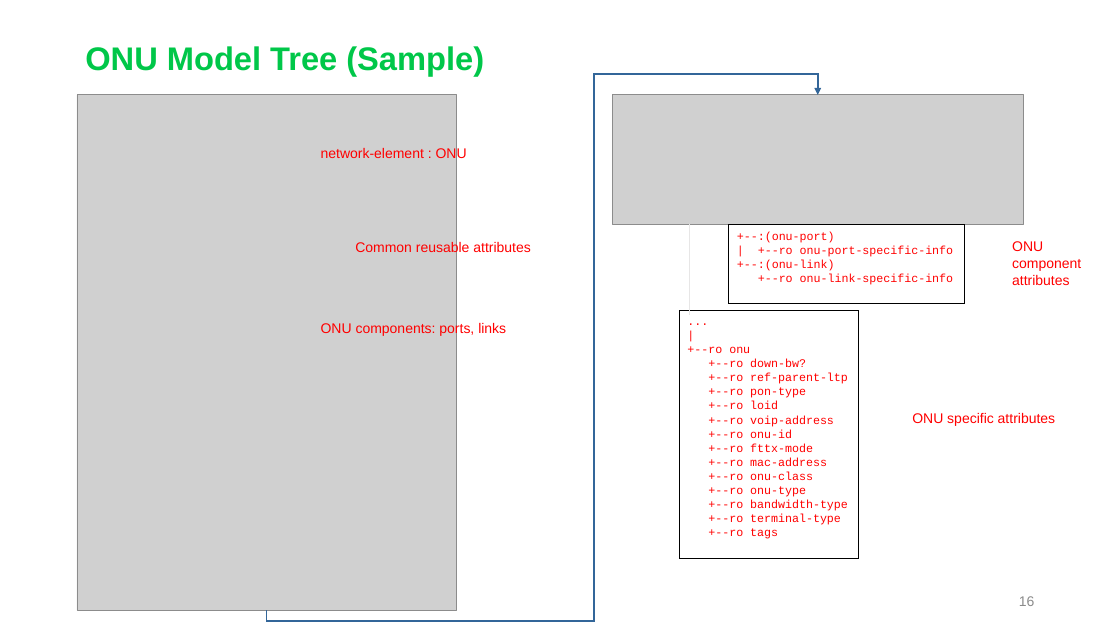
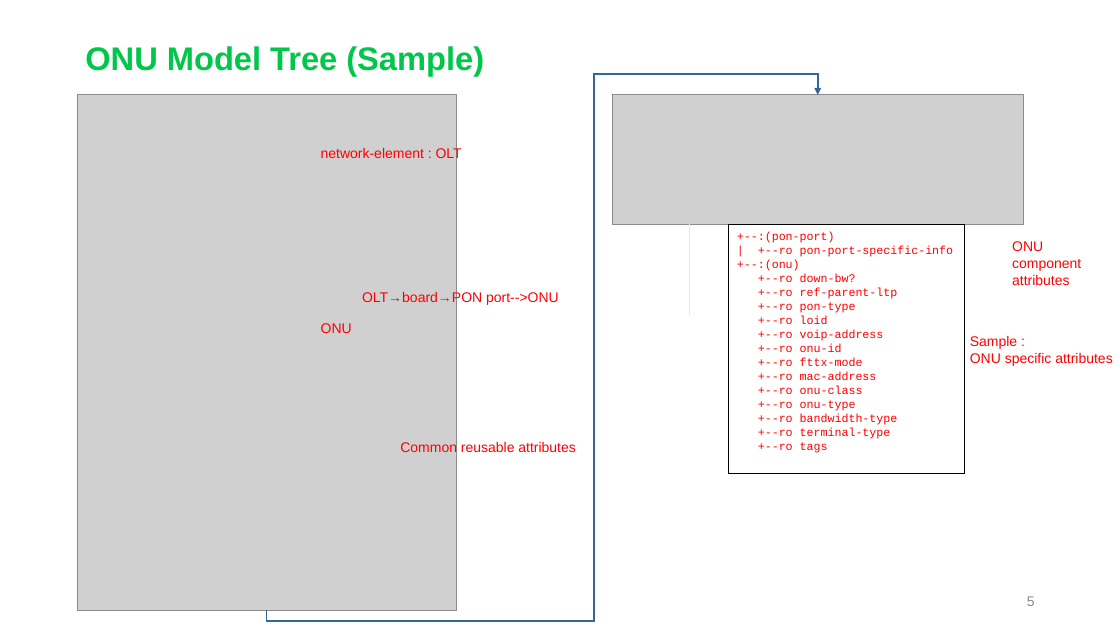
Before and after one commit to aguoietf/Public_material_for_standards, a slide deck: slide 5 of CONTRIB-xxxx-huawei-01 - NBI Design - inventory-topo.pptx (slide 16 before the commit). Drawn at 1120x630 pixels with LibreOffice and Linux fonts; fonts in the diff are those of the drawing; grey boxes stand for pictures. Boxes give left, top, right and bottom in pixels: in the first picture for what was removed or moved away, otherwise in the second. Text is boxed around its words. In the diff, an @@ line names an element or a change of style, - is before the commit and + after.

```diff
--- a/CONTRIB-xxxx-huawei-01 - NBI Design - inventory-topo.pptx
+++ b/CONTRIB-xxxx-huawei-01 - NBI Design - inventory-topo.pptx
@@ text at (x1=321, y1=146, x2=462, y2=161): text changed @@
-network-element : ONU
+network-element : OLT
@@ rectangle "+--:(pon-port)" resized from (x1=680, y1=310, x2=860, y2=559) to (x1=728, y1=224, x2=965, y2=473) @@
@@ rectangle removed at (x1=728, y1=224, x2=965, y2=303) @@
-+--:(onu-port)
-| +--ro onu-port-specific-info
-+--:(onu-link)
-+--ro onu-link-specific-info
@@ text in rectangle at (x1=737, y1=232, x2=953, y2=271): text changed @@
-...
-|
-+--ro onu
++--:(pon-port)
+| +--ro pon-port-specific-info
++--:(onu)
@@ text added at (x1=362, y1=291, x2=559, y2=306), 12 pt, text #FF0000 @@
+OLT→board→PON port-->ONU
@@ text at (x1=321, y1=323, x2=352, y2=333): text changed @@
-ONU components: ports, links
+ONU
@@ text "Sample :" moved from (x1=912, y1=413, x2=1055, y2=426) to (x1=970, y1=336, x2=1112, y2=366) @@
@@ text at (x1=970, y1=336, x2=1017, y2=349): paragraph added @@
+Sample :
@@ text "Common reusable attributes" moved from (x1=355, y1=240, x2=530, y2=255) to (x1=400, y1=441, x2=575, y2=456) @@
@@ page number at (x1=1027, y1=596, x2=1035, y2=606): text changed @@
-16
+5
```
Also in this commit, not shown: 8 other slides changed, 12 slides removed, 2 other files.
